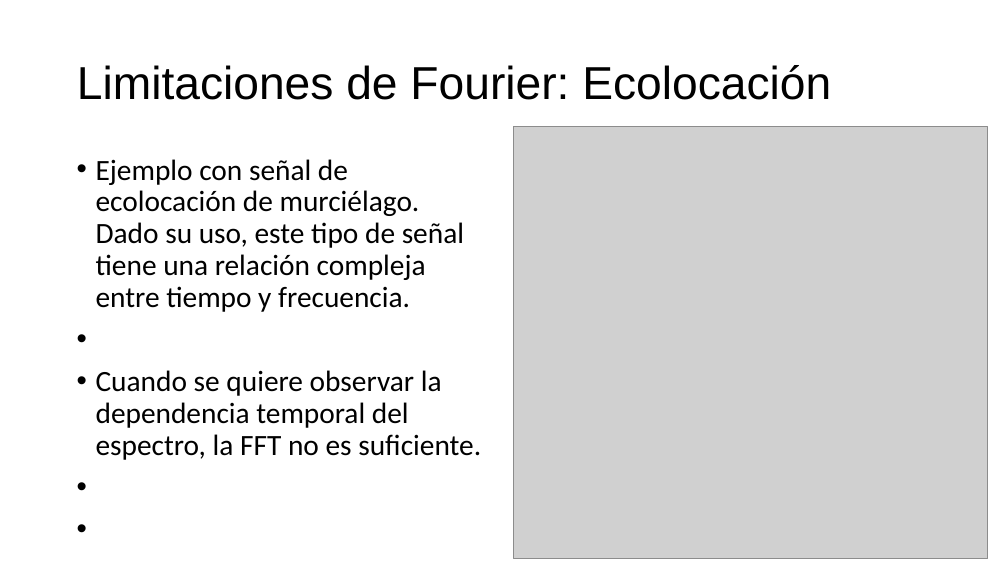
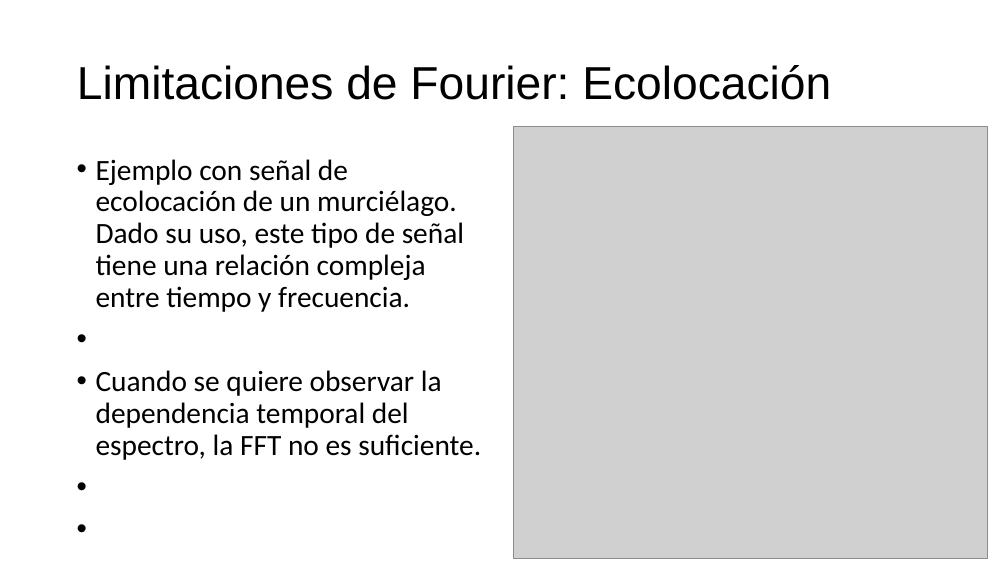
Before and after one commit to ferchaure/clase_wavelets, a slide deck: slide 17 of Introducción al Análisis Wavelet en Matlab.odp. Drawn at 1008x567 pixels with LibreOffice and Linux fonts; fonts in the diff are those of the drawing; grey boxes stand for pictures. Boxes give left, top, right and bottom in pixels: in the first picture for what was removed or moved away, otherwise in the second. Text is boxed around its words. In the diff, an @@ line names an element or a change of style, - is before the commit and + after.

```diff
--- a/Introducción al Análisis Wavelet en Matlab.odp
+++ b/Introducción al Análisis Wavelet en Matlab.odp
@@ text at bbox=[96, 159, 464, 312]: text changed @@
-• Ejemplo con señal de ecolocación de murciélago. Dado su uso, este tipo de señal tiene una relación compleja entre tiempo y frecuencia.
+• Ejemplo con señal de ecolocación de un murciélago. Dado su uso, este tipo de señal tiene una relación compleja entre tiempo y frecuencia.
```
Also in this commit, not shown: 18 other slides changed, 2 slides added, 1 slide removed.
